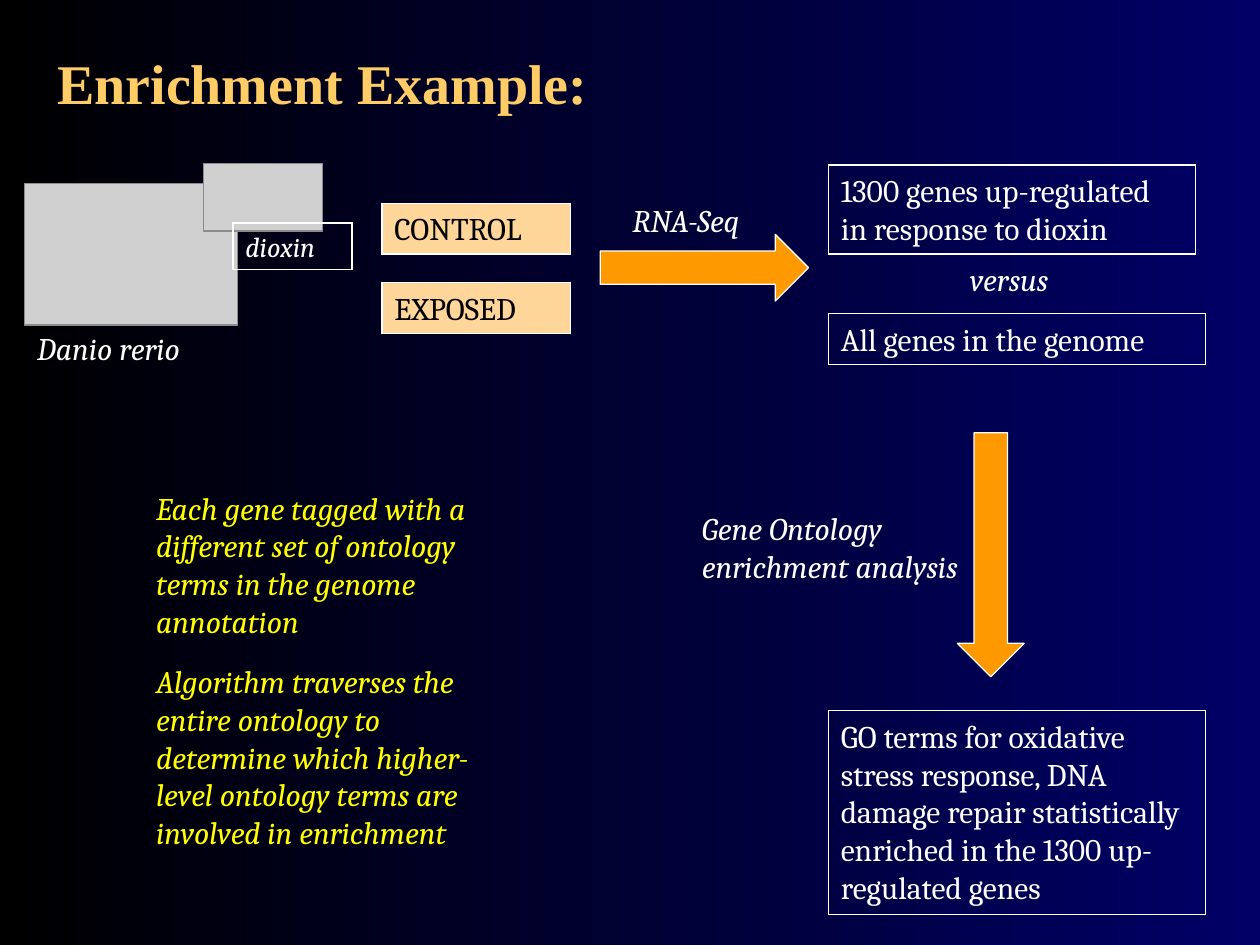
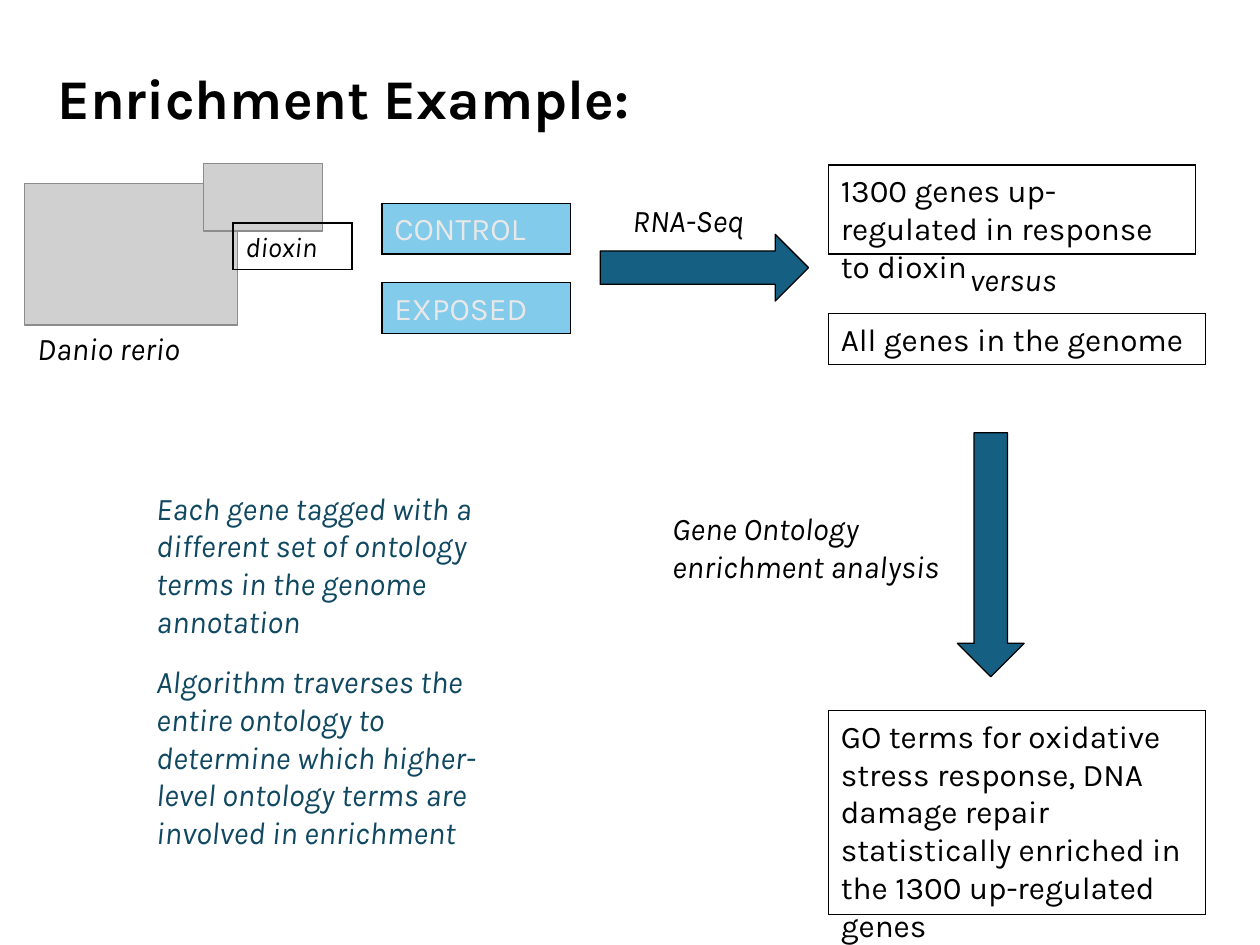
Before and after one commit to agmcarthur/Biochem-3BP3, a slide deck: slide 23 of Lectures/Lecture 4 - Beyond the Gene.pptx. Drawn at 1260x945 pixels with LibreOffice and Linux fonts; fonts in the diff are those of the drawing; grey boxes stand for pictures. Boxes give left, top, right and bottom in pixels: in the first picture for what was removed or moved away, otherwise in the second. Text is boxed around its words. In the diff, an @@ line names an element or a change of style, - is before the commit and + after.

```diff
--- a/Lectures/Lecture 4 - Beyond the Gene.pptx
+++ b/Lectures/Lecture 4 - Beyond the Gene.pptx
@@ background gradient #000000 to #000066 to #FFFFFF @@
@@ title "Enrichment Example:" at (57, 79, 630, 133): font Times New Roman to Karla, text colour #FFCC66 to #000000; line spacing 1 to 0.9; vertical alignment middle to bottom @@
@@ rectangle "CONTROL" at (382, 203, 571, 253): font Cambria to Karla, text colour #000000 to #E8E8E8; fill #FFD699 to #83CBEB; outline #FFFFFF 0.75 pt to #000000 0.75 pt @@
@@ font Cambria to Karla, text colour #FFFFFF to #000000; outline #FFFFFF 0.75 pt to #000000 0.75 pt in 4 elements at (828, 165, 1194, 255), (828, 314, 1205, 364), (828, 711, 1205, 915), (233, 223, 352, 270) @@
@@ right arrow at (600, 234, 808, 301): fill #FF9900 to #156082; outline #FFFFFF 0.75 pt to #000000 0.75 pt @@
@@ rectangle "EXPOSED" at (382, 282, 571, 333): font Cambria to Karla, text colour #000000 to #E8E8E8; fill #FFD699 to #83CBEB; outline #FFFFFF 0.75 pt to #000000 0.75 pt @@
@@ down arrow at (958, 433, 1024, 678): fill #FF9900 to #156082; outline #FFFFFF 0.75 pt to #000000 0.75 pt @@
@@ text "Each gene tagged with a ..." at (156, 498, 472, 634): font Cambria to Karla, text colour #FFFF00 to #104862 @@
@@ font Cambria to Karla, text colour #FFFFFF to #000000 in 4 elements at (37, 338, 179, 361), (970, 275, 1057, 292), (632, 212, 743, 240), (672, 518, 939, 586) @@
@@ text "Gene Ontology": place and size @@
-text "Gene Ontology" at (702, 518, 958, 585)
+text "Gene Ontology" at (672, 518, 939, 586)
@@ text "Algorithm traverses the entire ontology ..." at (156, 671, 476, 845): font Cambria to Karla, text colour #FFFF00 to #104862 @@
```
Also in this commit, not shown: 29 other slides changed, 13 other files.
